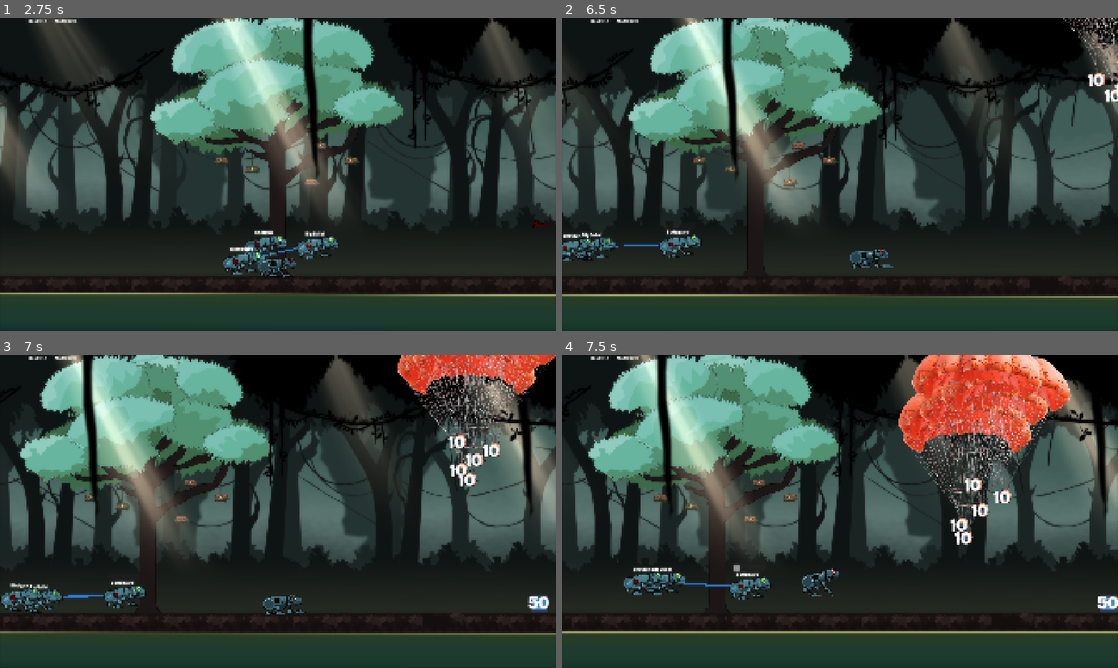
Above: before the commit, frames 1-4 (two rows, left to right).
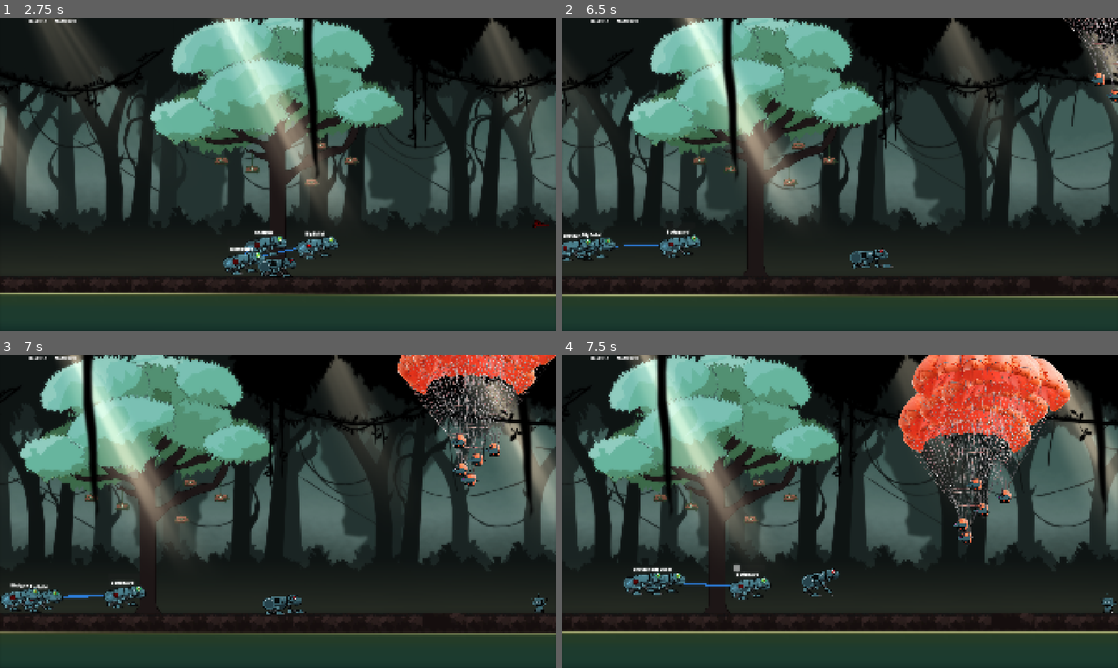
Above: after the commit, the same moments.

Repository: chirp-games/godot-wild-jam-98
Game: Godot game, scene res://game/game.tscn
The game is run twice, just before and just after one commit, with the same random seed, the same clock (stepped at 60 frames per second) and the same inputs. This scene is started directly instead of the project's main scene. The engine's default icon, where the game draws it, is replaced by a stand-in: a white triangle on a blue panel in a dark square.
Inputs (mouse positions are in pixels of both pictures, inside the frame that each line leads up to):
- Up to frame 1 (2.75 s): click "Start Wave" at 0.5 s; drag from (322, 252) to (278, 193) at 1.27 s; drag from (294, 252) to (250, 237) at 2.02 s
- Up to frame 2 (6.5 s): move the mouse to (795, 265) at 2.77 s; press the mouse at (795, 265) at 2.78 s; hold Left (move_left) 2.78-3.5 s; right-click (795, 265) at 3.05 s; release the mouse at (795, 265) at 3.5 s; drag from (812, 237) to (940, 249) at 3.52 s; move the mouse to (1006, 221) at 4.27 s; hold Right (move_right) 4.28-5 s; hold Right mouse button (right_click) 4.28-5 s; click (1006, 221) at 4.42 s; tap W (move_up) at 4.52 s; drag from (673, 127) to (745, 246) at 5.02 s; move the mouse to (867, 174) at 5.77 s; press the mouse at (867, 174) at 5.78 s; hold Right (move_right) from 5.78 s (still down); right-click (867, 174) at 6.05 s
- Up to frame 3 (7 s): release Right (move_right) at 6.5 s; release the mouse at (305, 511) at 6.5 s; drag from (194, 433) to (11, 586) at 6.52 s
- Up to frame 4 (7.5 s): move the mouse to (962, 495) at 7.27 s; hold Left (move_left) from 7.28 s (still down); hold Right mouse button (right_click) from 7.28 s (still down); click (962, 495) at 7.42 s

Frame 1 is identical in both runs. In frame 2, 0.2% of the frame differs, in the area x 94-100%, y 17-28%; in frame 3, 0.6%; in frame 4, 0.6%, in the area x 69-100%, y 39-83%.

Commit message:
add scrap pit

Diff:
--- a/game/dragable_character_body.gd
+++ b/game/dragable_character_body.gd
@@ -7,13 +7,25 @@
 signal picked_up
 signal dropped
 
+signal right_click
+signal drag_area_mouse_entered
+signal drag_area_mouse_exited
+
 var dragging := false
 var disable_dragging := false
 var on_floor = false
+var can_right_click = false
 var floor
 
 func _ready() -> void:
 	drag_area.gui_input.connect(_on_gui_input)
+	drag_area.mouse_entered.connect(func():
+		drag_area_mouse_entered.emit()
+	)
+	drag_area.mouse_exited.connect(func():
+		can_right_click = false
+		drag_area_mouse_exited.emit()
+	)
 	drag_area.self_modulate.a = 0
 
 func _process(_delta: float) -> void:
@@ -40,6 +52,14 @@
 		gravity_scale = 1.0
 		dragging = false
 
+	if event.is_action_pressed("right_click"):
+		can_right_click = true
+
+	if event.is_action_released("right_click"):
+		if can_right_click:
+			right_click.emit()
+			can_right_click = false
+
 	angular_damp = 100.
 
 func _integrate_forces(state: PhysicsDirectBodyState2D) -> void:
--- a/game/enemy/Enemy.tscn
+++ b/game/enemy/Enemy.tscn
@@ -34,6 +34,7 @@
 shape = SubResource("RectangleShape2D_4v1xc")
 
 [node name="Health" type="Label" parent="." unique_id=359780345]
+visible = false
 offset_left = -40.0
 offset_top = -42.0
 offset_right = 48.0
--- a/game/enemy/signaler/signaler.tscn
+++ b/game/enemy/signaler/signaler.tscn
@@ -3,11 +3,15 @@
 [ext_resource type="PackedScene" uid="uid://b22k0k0k652xu" path="res://game/enemy/Enemy.tscn" id="1_60swe"]
 [ext_resource type="Script" uid="uid://bxdvgviv5okeu" path="res://game/enemy/signaler/signaler.gd" id="2_15cit"]
 [ext_resource type="Resource" uid="uid://bpsxdjujmbs0q" path="res://resources/enemy/signaler.tres" id="3_ivohm"]
+[ext_resource type="Texture2D" uid="uid://ciw2ulqqhuy77" path="res://assets/enemy/signaler.png" id="4_rq3vk"]
 
 [node name="Enemy" unique_id=1388627917 instance=ExtResource("1_60swe")]
 script = ExtResource("2_15cit")
 resource = ExtResource("3_ivohm")
 
+[node name="Sprite2D" parent="." index="1" unique_id=705184273]
+texture = ExtResource("4_rq3vk")
+
 [node name="Flare" parent="." index="5" unique_id=1536752728 instance_placeholder="res://game/enemy/signaler/flare.tscn"]
 unique_name_in_owner = true
 
--- a/game/scrapyard/scrap_enemy_component.gd
+++ b/game/scrapyard/scrap_enemy_component.gd
@@ -22,6 +22,8 @@
 @onready var unit_sell_amount: Label = %UnitSellAmount
 @onready var scrap_amount_label: Label = %ScrapAmount
 @onready var total_scrap_points: Label = %TotalScrapPoints
+
+signal add_corpse
 
 func _ready() -> void:
 	update_ui()
@@ -53,3 +55,4 @@
 func _on_add_quantity_pressed() -> void:
 	if scrap_quantity < amount_in_storage:
 		scrap_quantity += 1
+		add_corpse.emit()
--- a/game/scrapyard/scrap_enemy_component.tscn
+++ b/game/scrapyard/scrap_enemy_component.tscn
@@ -24,6 +24,7 @@
 layout_mode = 2
 
 [node name="RemoveQuantity" type="Button" parent="HBoxContainer/HBoxContainer" unique_id=1054561616]
+visible = false
 layout_mode = 2
 text = "<"
 
--- /dev/null
+++ b/game/scrapyard/scrap_enemy_corpse.gd
@@ -0,0 +1,13 @@
+extends DragableRgidBody
+
+class_name ScrapEnemyCorpse
+
+signal on_click
+
+func set_enemy(e: EnemyResource):
+	$Sprite2D.texture = e.texture
+	$Sprite2D.scale = e.texture_scale * .5
+
+
+func _on_right_click() -> void:
+	on_click.emit()
--- /dev/null
+++ b/game/scrapyard/scrap_enemy_corpse.tscn
@@ -0,0 +1,32 @@
+[gd_scene format=3 uid="uid://pbxaya5itfan"]
+
+[ext_resource type="Script" uid="uid://djq427f2ky1qx" path="res://game/scrapyard/scrap_enemy_corpse.gd" id="1_dt337"]
+[ext_resource type="Texture2D" uid="uid://n4uceh0cx0es" path="res://assets/enemy/rat.png" id="1_ku5lw"]
+
+[sub_resource type="CircleShape2D" id="CircleShape2D_6w6ra"]
+radius = 16.0
+
+[node name="ScrapEnemyCorpse" type="RigidBody2D" unique_id=333085797 node_paths=PackedStringArray("drag_area")]
+collision_layer = 128
+collision_mask = 128
+input_pickable = true
+script = ExtResource("1_dt337")
+drag_area = NodePath("DragArea")
+
+[node name="Sprite2D" type="Sprite2D" parent="." unique_id=340417561]
+scale = Vector2(0.5, 0.5)
+texture = ExtResource("1_ku5lw")
+
+[node name="CollisionShape2D" type="CollisionShape2D" parent="." unique_id=1737552035]
+shape = SubResource("CircleShape2D_6w6ra")
+
+[node name="DragArea" type="TextureRect" parent="." unique_id=1322790737]
+offset_left = -40.0
+offset_top = -24.0
+offset_right = 40.0
+offset_bottom = 24.0
+
+[connection signal="input_event" from="." to="." method="_on_input_event"]
+[connection signal="mouse_entered" from="." to="." method="_on_mouse_entered"]
+[connection signal="mouse_exited" from="." to="." method="_on_mouse_exited"]
+[connection signal="right_click" from="." to="." method="_on_right_click"]
--- a/game/scrapyard/scrap_enemy_menu.gd
+++ b/game/scrapyard/scrap_enemy_menu.gd
@@ -5,19 +5,25 @@
 @onready var scrap_enemy_component: InstancePlaceholder = %ScrapEnemyComponent
 
 @onready var game: Game = get_tree().get_first_node_in_group("game")
-@onready var commander_percent_chance_lbael = %CommanderPercentChance
-@onready var lieuetentant_precent_chance_label = %LiuetenantPercentChance
-@onready var recruit_percent_chance_label = %RecruitPercentChance
+@onready var scrap_pit: ScrapPit = %ScrapPit
 
 var scrap_enemy_components: Dictionary[EnemyResource, ScrapEnemyComponent] = {}
 
 func _ready() -> void:
 	create_instances_for_all_enemies()
-	game.enemy_corpse_amount_updated.connect(func(x):
-		for k in scrap_enemy_components.keys():
-			var c := scrap_enemy_components[k]
-			c.amount_in_storage = x[k]
-	)
+	if game:
+		game.enemy_corpse_amount_updated.connect(func(x):
+			for k in scrap_enemy_components.keys():
+				var c := scrap_enemy_components[k]
+				c.amount_in_storage = x[k]
+		)
+
+	if not game:
+		set_up_test_ui()
+
+func set_up_test_ui():
+	var rat_corpse: EnemyResource = load("res://resources/enemy/rat.tres")
+	scrap_enemy_components[rat_corpse].amount_in_storage = 10
 
 ## Given a certain amount of points, what should the base reward chance be
 ## NOTE: This may be further modified by special enemy scrap options in the future
@@ -34,19 +40,19 @@
 		s.enemy = e
 		scrap_enemy_components[e] = s
 
+		s.add_corpse.connect(func(): _add_corpse(s))
+
 func get_total_points() -> int:
 	var total_points := 0
 	for s: ScrapEnemyComponent in scrap_enemy_components.values():
 		total_points += s.get_total_points()
 	return total_points
 
+func _add_corpse(s: ScrapEnemyComponent):
+	scrap_pit.add_enemy(s.enemy)
 
 func _process(_delta: float) -> void:
 	var p := calculate_reward_percent(get_total_points())
-	commander_percent_chance_lbael.text = str(int(p[0] * 100)) + "%"
-	lieuetentant_precent_chance_label.text = str(int(p[1] * 100)) + "%"
-	recruit_percent_chance_label.text = str(int(p[2] * 100)) + "%"
-
 
 ## When the player presses scrap, they get 1 of 3 rewards to pick from.
 ## Its a pick 3! Yay!
@@ -54,10 +60,16 @@
 	# Remove the corpses used in this scrapping
 	for k in scrap_enemy_components.keys():
 		var c := scrap_enemy_components[k]
-		game.enemy_corpses_collected[k] -= c.scrap_quantity
+		# Update game, if it exists. Does not exist when running scene on its own.
+		if game:
+			game.enemy_corpses_collected[k] -= c.scrap_quantity
 		# And reset the UI
 		c.amount_in_storage = game.enemy_corpses_collected[k]
 		c.scrap_quantity = 0
 
 
 	scrap_pressed.emit()
+
+
+func _on_scrap_pit_remove_enemy(enemy: EnemyResource) -> void:
+	scrap_enemy_components[enemy].scrap_quantity -= 1
--- a/game/scrapyard/scrap_enemy_menu.tscn
+++ b/game/scrapyard/scrap_enemy_menu.tscn
@@ -1,6 +1,7 @@
 [gd_scene format=3 uid="uid://c3ihm64euwh6s"]
 
 [ext_resource type="Script" uid="uid://dnpi7iigp0yg7" path="res://game/scrapyard/scrap_enemy_menu.gd" id="1_wvw0o"]
+[ext_resource type="PackedScene" uid="uid://c4wos5po7vd15" path="res://game/scrapyard/scrap_pit.tscn" id="2_wvw0o"]
 
 [node name="Scrapyard" type="PanelContainer" unique_id=7092206]
 script = ExtResource("1_wvw0o")
@@ -39,57 +40,16 @@
 unique_name_in_owner = true
 layout_mode = 2
 
-[node name="PanelContainer" type="PanelContainer" parent="VBoxContainer/HBoxContainer" unique_id=1781401496]
+[node name="Rewards" type="AspectRatioContainer" parent="VBoxContainer/HBoxContainer" unique_id=1478288161]
 layout_mode = 2
 
-[node name="VBoxContainer2" type="VBoxContainer" parent="VBoxContainer/HBoxContainer/PanelContainer" unique_id=552803821]
-layout_mode = 2
-
-[node name="Label" type="Label" parent="VBoxContainer/HBoxContainer/PanelContainer/VBoxContainer2" unique_id=910357188]
-layout_mode = 2
-text = "Rewards:"
-
-[node name="VBoxContainer" type="VBoxContainer" parent="VBoxContainer/HBoxContainer/PanelContainer/VBoxContainer2" unique_id=1415903636]
-layout_mode = 2
-
-[node name="HBoxContainer" type="HBoxContainer" parent="VBoxContainer/HBoxContainer/PanelContainer/VBoxContainer2/VBoxContainer" unique_id=1808674036]
-layout_mode = 2
-
-[node name="Label" type="Label" parent="VBoxContainer/HBoxContainer/PanelContainer/VBoxContainer2/VBoxContainer/HBoxContainer" unique_id=174532394]
-layout_mode = 2
-text = "Commander -"
-
-[node name="CommanderPercentChance" type="Label" parent="VBoxContainer/HBoxContainer/PanelContainer/VBoxContainer2/VBoxContainer/HBoxContainer" unique_id=1961473619]
+[node name="ScrapPit" parent="VBoxContainer/HBoxContainer/Rewards" unique_id=625930550 instance=ExtResource("2_wvw0o")]
 unique_name_in_owner = true
 layout_mode = 2
-text = "0%"
-
-[node name="HBoxContainer2" type="HBoxContainer" parent="VBoxContainer/HBoxContainer/PanelContainer/VBoxContainer2/VBoxContainer" unique_id=829762451]
-layout_mode = 2
-
-[node name="Label2" type="Label" parent="VBoxContainer/HBoxContainer/PanelContainer/VBoxContainer2/VBoxContainer/HBoxContainer2" unique_id=1068241498]
-layout_mode = 2
-text = "Lieuetentant -"
-
-[node name="LiuetenantPercentChance" type="Label" parent="VBoxContainer/HBoxContainer/PanelContainer/VBoxContainer2/VBoxContainer/HBoxContainer2" unique_id=1195137706]
-unique_name_in_owner = true
-layout_mode = 2
-text = "0%"
-
-[node name="HBoxContainer3" type="HBoxContainer" parent="VBoxContainer/HBoxContainer/PanelContainer/VBoxContainer2/VBoxContainer" unique_id=1052734723]
-layout_mode = 2
-
-[node name="Label3" type="Label" parent="VBoxContainer/HBoxContainer/PanelContainer/VBoxContainer2/VBoxContainer/HBoxContainer3" unique_id=1394207563]
-layout_mode = 2
-text = "Recruit -"
-
-[node name="RecruitPercentChance" type="Label" parent="VBoxContainer/HBoxContainer/PanelContainer/VBoxContainer2/VBoxContainer/HBoxContainer3" unique_id=527864120]
-unique_name_in_owner = true
-layout_mode = 2
-text = "0%"
 
 [node name="ScrapButton" type="Button" parent="VBoxContainer" unique_id=2108309080]
 layout_mode = 2
 text = "Scrap!"
 
+[connection signal="remove_enemy" from="VBoxContainer/HBoxContainer/Rewards/ScrapPit" to="." method="_on_scrap_pit_remove_enemy"]
 [connection signal="pressed" from="VBoxContainer/ScrapButton" to="." method="_on_scrap_button_pressed"]
--- /dev/null
+++ b/game/scrapyard/scrap_pit.gd
@@ -0,0 +1,43 @@
+@tool
+
+extends Container
+class_name ScrapPit
+
+signal remove_enemy(enemy: EnemyResource)
+
+@onready var scrap_enemy_corpse: InstancePlaceholder = %ScrapEnemyCorpse
+
+func get_pvector_extents(p:PackedVector2Array)->Vector4:
+	var minX:float = p[0].x
+	var maxX:float = p[0].x
+	var minY:float = p[0].y
+	var maxY:float = p[0].y
+	for v in p:
+		if v.x < minX:
+			minX = v.x
+		if v.x > maxX:
+			maxX = v.x
+		if v.y < minY:
+			minY = v.y
+		if v.y > maxY:
+			maxY = v.y
+	return Vector4(minX, minY, maxX, maxY)
+
+func get_polygon_size(p:PackedVector2Array)->Vector2:
+	var v:Vector4 = get_pvector_extents(p)
+	var r:Rect2 = Rect2(v.x, v.y, abs(v.z - v.x), abs(v.w - v.y))
+	return r.size
+
+func add_enemy(enemy: EnemyResource):
+	var corpse: ScrapEnemyCorpse = scrap_enemy_corpse.create_instance()
+	corpse.set_enemy(enemy)
+	corpse.on_click.connect(
+		func():
+			remove_enemy.emit(enemy)
+			corpse.queue_free()
+	)
+	corpse.global_position = %AddCorpse.global_position
+	corpse.global_position.x += randf_range(-30, 30)
+
+func _ready() -> void:
+	custom_minimum_size = get_polygon_size($StaticBody2D.get_child(0).polygon)
--- /dev/null
+++ b/game/scrapyard/scrap_pit.tscn
@@ -0,0 +1,27 @@
+[gd_scene format=3 uid="uid://c4wos5po7vd15"]
+
+[ext_resource type="Script" uid="uid://b6pswjy1ns4ru" path="res://game/scrapyard/scrap_pit.gd" id="1_8gr11"]
+
+[node name="ScrapPit" type="Container" unique_id=625930550]
+custom_minimum_size = Vector2(320, 512)
+script = ExtResource("1_8gr11")
+
+[node name="StaticBody2D" type="StaticBody2D" parent="." unique_id=794439188]
+collision_layer = 128
+collision_mask = 128
+
+[node name="CollisionShape2D" type="CollisionPolygon2D" parent="StaticBody2D" unique_id=1282481832]
+position = Vector2(16, 0)
+polygon = PackedVector2Array(0, 488, 288, 488, 288, 0, 304, 0, 304, 512, -16, 512, -16, 0, 0, 0, 0, 0)
+
+[node name="CollisionShape2D2" type="CollisionPolygon2D" parent="StaticBody2D" unique_id=1031464734]
+position = Vector2(16, 0)
+polygon = PackedVector2Array(-16, 0, 304, 0, 304, -40, -16, -40)
+
+[node name="AddCorpse" type="Marker2D" parent="." unique_id=2008720924]
+unique_name_in_owner = true
+position = Vector2(160, 48)
+
+[node name="ScrapEnemyCorpse" parent="." unique_id=333085797 instance_placeholder="res://game/scrapyard/scrap_enemy_corpse.tscn"]
+unique_name_in_owner = true
+position = Vector2(-32, -40)
--- a/resources/enemy/enemy_resource.gd
+++ b/resources/enemy/enemy_resource.gd
@@ -3,6 +3,8 @@
 class_name EnemyResource
 
 @export var name: String = "Enemy Name"
+@export var texture: Texture2D
+@export var texture_scale: Vector2 = Vector2(1, 1)
 @export var scrap_value: int = 10
 @export var health: int = 10
 @export var movement_speed: int = 100
--- a/resources/enemy/rat.tres
+++ b/resources/enemy/rat.tres
@@ -1,10 +1,12 @@
 [gd_resource type="Resource" script_class="EnemyResource" format=3 uid="uid://cer77t43aibqc"]
 
 [ext_resource type="Script" uid="uid://c3hxujw0yjsue" path="res://resources/enemy/enemy_resource.gd" id="1_1tgnk"]
+[ext_resource type="Texture2D" uid="uid://n4uceh0cx0es" path="res://assets/enemy/rat.png" id="2_716fj"]
 
 [resource]
 script = ExtResource("1_1tgnk")
 name = "Bomb Rat"
+texture = ExtResource("2_716fj")
 scrap_value = 5
 movement_speed = 600
 metadata/_custom_type_script = "uid://c3hxujw0yjsue"
--- a/resources/enemy/signaler.tres
+++ b/resources/enemy/signaler.tres
@@ -1,10 +1,12 @@
 [gd_resource type="Resource" script_class="EnemyResource" format=3 uid="uid://bpsxdjujmbs0q"]
 
 [ext_resource type="Script" uid="uid://c3hxujw0yjsue" path="res://resources/enemy/enemy_resource.gd" id="1_doeyv"]
+[ext_resource type="Texture2D" uid="uid://ciw2ulqqhuy77" path="res://assets/enemy/signaler.png" id="2_tnryh"]
 
 [resource]
 script = ExtResource("1_doeyv")
 name = "Signaler"
+texture = ExtResource("2_tnryh")
 health = 50
 movement_speed = 0
 metadata/_custom_type_script = "uid://c3hxujw0yjsue"
Not shown, added: assets/enemy/signaler.png.import
Not shown, added: assets/mech/frog_dome.svg.2026_10_15_22_51_23.0.svg.import
Not shown, added: game/scrapyard/scrap_enemy_corpse.gd.uid
Not shown, added: game/scrapyard/scrap_pit.gd.uid
